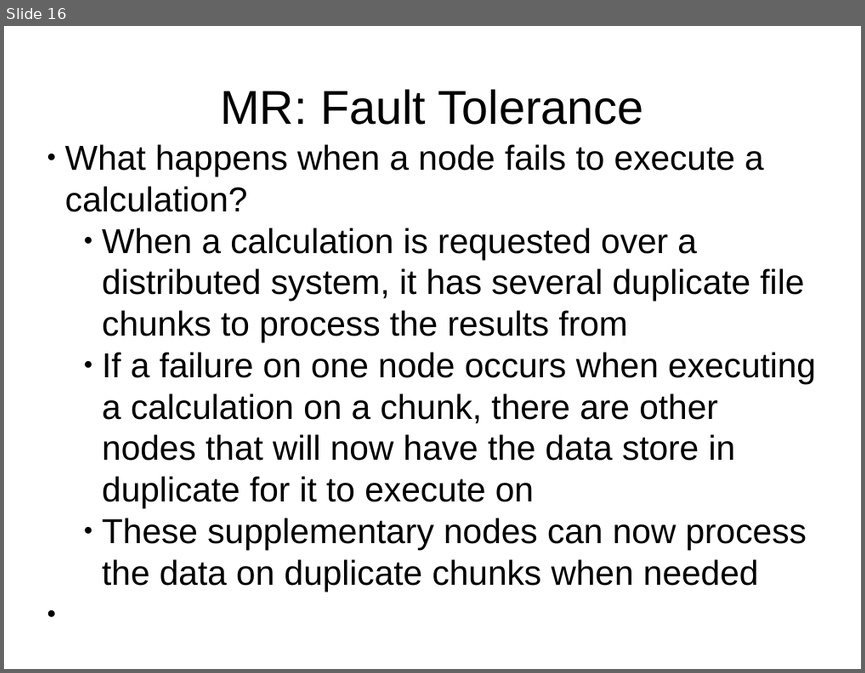
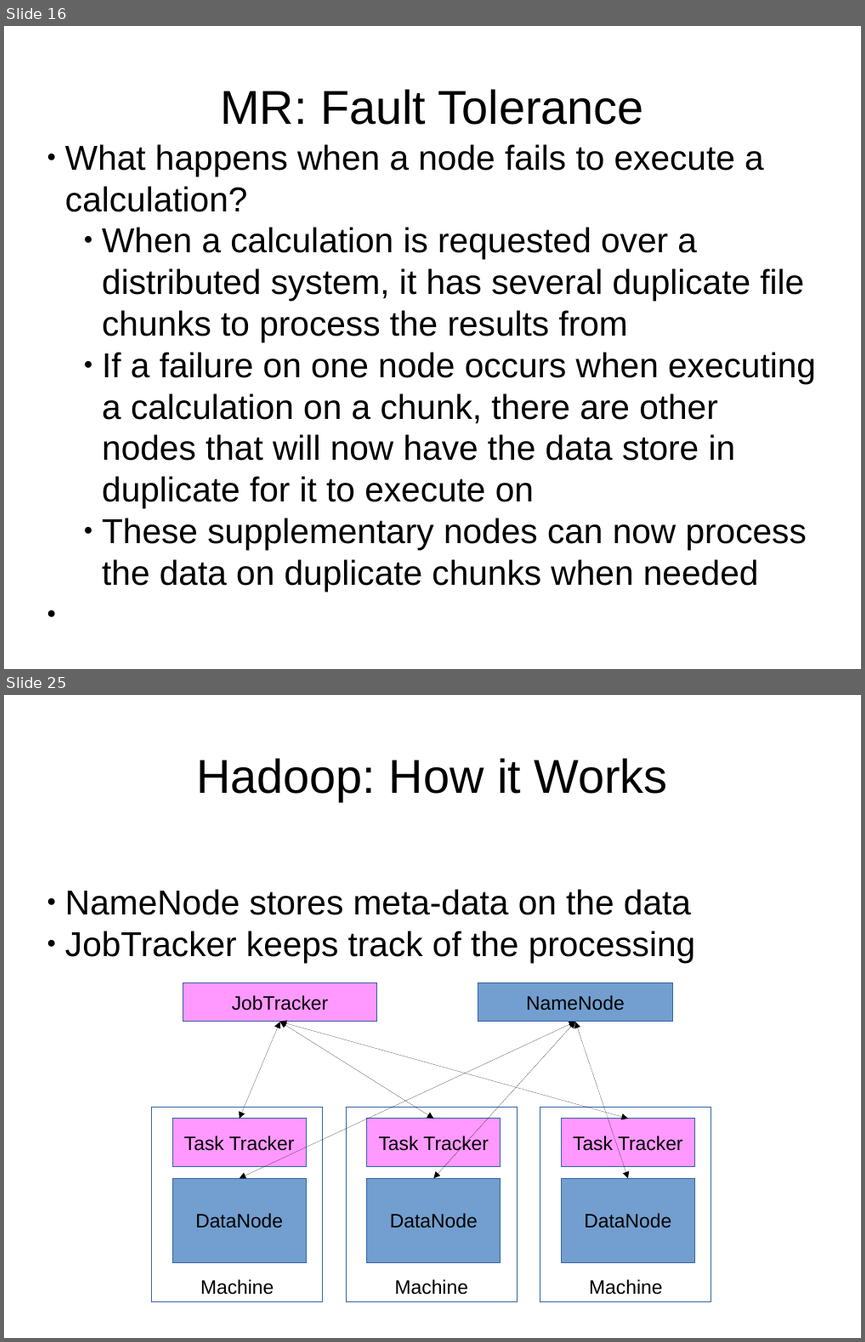
Before and after one commit to twcannon/MSDataSci, a slide deck: CSIS604/projects/assignment_4/assignment_4_ppt.pptx. Shown one above the other, each under a label of ours: slide 16 before the commit, slides 16 and 25 after it; the slides between them are not shown. The pictures are 865x673 and 865x1342 pixels, drawn with LibreOffice and Linux fonts; fonts in the diff are those of the drawing. Boxes give left, top, right and bottom in pixels: in the first picture for what was removed or moved away, otherwise in the second. Text is boxed around its words. In the diff, an @@ line names an element or a change of style, - is before the commit and + after.

```diff
--- a/CSIS604/projects/assignment_4/assignment_4_ppt.pptx
+++ b/CSIS604/projects/assignment_4/assignment_4_ppt.pptx
@@ slide 25 added at (4, 695, 861, 1338), background #FFFFFF @@
@@ text added at (196, 758, 667, 801), 44 pt, text #000000 @@
+Hadoop: How it Works
@@ text added at (65, 889, 695, 963), 32 pt, text #000000 @@
+● NameNode stores meta-data on the data
+● JobTracker keeps track of the processing
@@ rectangle added at (182, 982, 377, 1021), fill #FF99FF, outline #3465A4 0.75 pt, 18 pt, text #000000 @@
+JobTracker
@@ rectangle added at (478, 982, 673, 1021), fill #729FCF, outline #3465A4 0.75 pt, 18 pt, text #000000 @@
+NameNode
@@ double arrow added from (280, 1021) to (239, 1118), #000000 0.75 pt @@
@@ double arrow added from (575, 1021) to (239, 1178), #000000 0.75 pt @@
@@ double arrow added from (280, 1021) to (434, 1118), #000000 0.75 pt @@
@@ double arrow added from (280, 1021) to (629, 1118), #000000 0.75 pt @@
@@ double arrow added from (575, 1021) to (434, 1178), #000000 0.75 pt @@
@@ double arrow added from (575, 1021) to (629, 1178), #000000 0.75 pt @@
@@ rectangle added at (152, 1107, 323, 1301), outline #3465A4 0.75 pt, 18 pt, text #000000 @@
+Machine
@@ rectangle added at (172, 1118, 307, 1166), fill #FF99FF, outline #3465A4 0.75 pt, 18 pt, text #000000 @@
+Task Tracker
@@ rectangle added at (346, 1107, 517, 1301), outline #3465A4 0.75 pt, 18 pt, text #000000 @@
+Machine
@@ rectangle added at (367, 1118, 500, 1166), fill #FF99FF, outline #3465A4 0.75 pt, 18 pt, text #000000 @@
+Task Tracker
@@ rectangle added at (540, 1107, 711, 1301), outline #3465A4 0.75 pt, 18 pt, text #000000 @@
+Machine
@@ rectangle added at (562, 1118, 695, 1166), fill #FF99FF, outline #3465A4 0.75 pt, 18 pt, text #000000 @@
+Task Tracker
@@ rectangle added at (172, 1178, 307, 1263), fill #729FCF, outline #3465A4 0.75 pt, 18 pt, text #000000 @@
+DataNode
@@ rectangle added at (367, 1178, 500, 1263), fill #729FCF, outline #3465A4 0.75 pt, 18 pt, text #000000 @@
+DataNode
@@ rectangle added at (562, 1178, 695, 1263), fill #729FCF, outline #3465A4 0.75 pt, 18 pt, text #000000 @@
+DataNode
```
Also in this commit, not shown: 3 slides changed, 11 other slides added.
